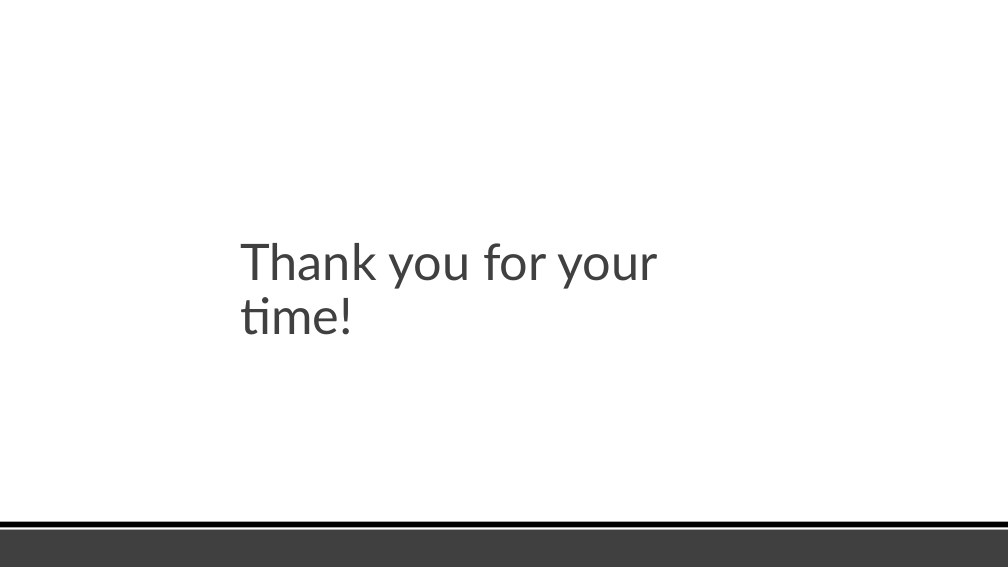
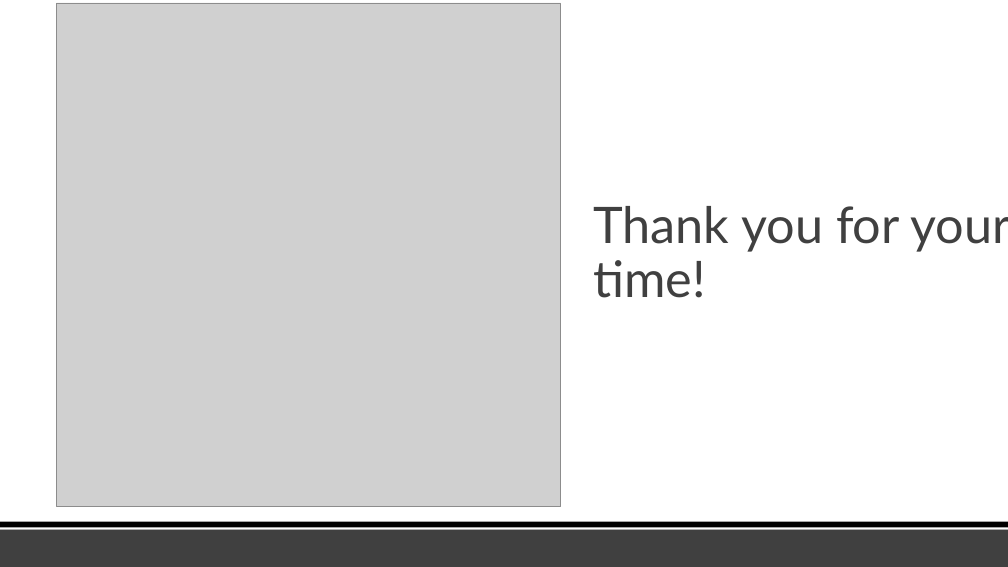
Before and after one commit to tahoeschrader/PHYS566_group4_project-1a_walk-diffusion-cluster, a slide deck: slide 12 of Percolation/Percolation_Presentation.pptx (slide 11 before the commit). Drawn at 1008x567 pixels with LibreOffice and Linux fonts; fonts in the diff are those of the drawing; grey boxes stand for pictures. Boxes give left, top, right and bottom in pixels: in the first picture for what was removed or moved away, otherwise in the second. Text is boxed around its words. In the diff, an @@ line names an element or a change of style, - is before the commit and + after.

Commit message:
Updated power point
Added images and some info for part A
Rearranged some slides

```diff
--- a/Percolation/Percolation_Presentation.pptx
+++ b/Percolation/Percolation_Presentation.pptx
@@ picture added at bbox=[57, 3, 561, 507] @@
@@ text "Thank you for your time!": place and size @@
-text "Thank you for your time!" at bbox=[240, 243, 657, 335]
+text "Thank you for your time!" at bbox=[593, 206, 1008, 298]
```
Also in this commit, not shown: 3 other slides changed, 3 slides added, 2 slides removed.
